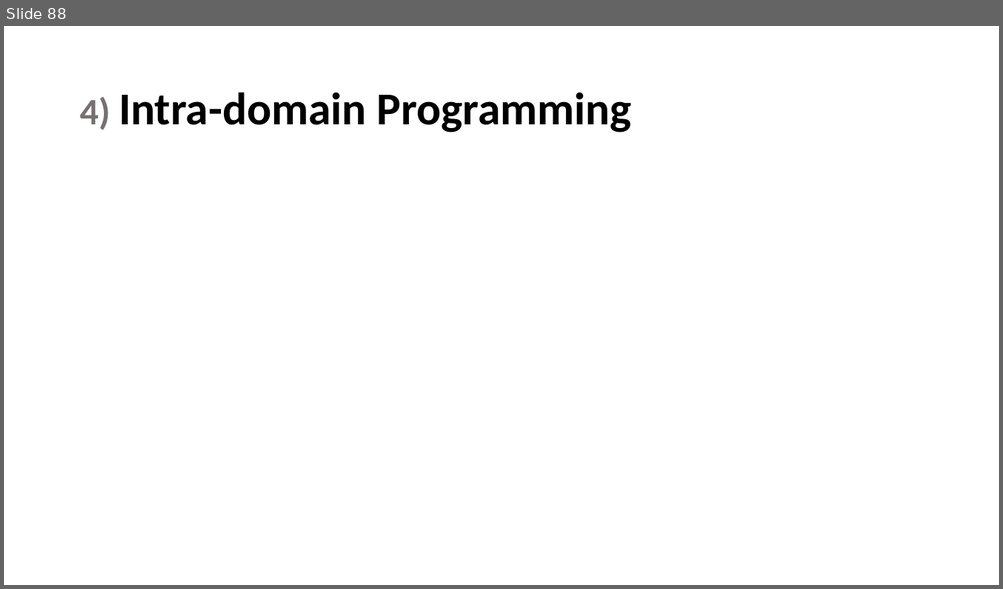
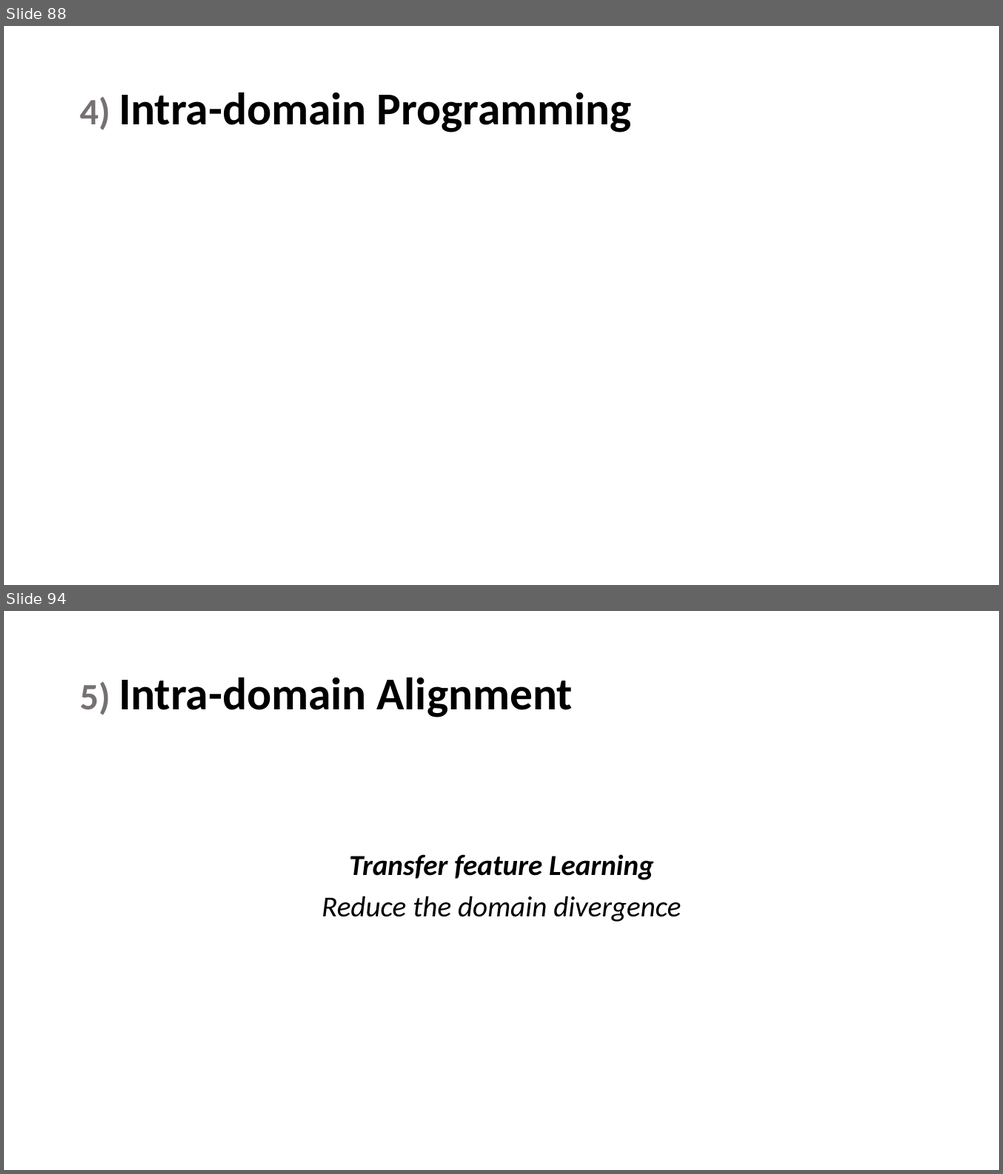
Before and after one commit to maryamhashemi/Transfer-Learning, a slide deck: phase3/Presentation/present.pptx. Shown one above the other, each under a label of ours: slide 88 before the commit, slides 88 and 94 after it; the slides between them are not shown. The pictures are 1003x589 and 1003x1174 pixels, drawn with LibreOffice and Linux fonts; fonts in the diff are those of the drawing; grey boxes stand for pictures. Boxes give left, top, right and bottom in pixels: in the first picture for what was removed or moved away, otherwise in the second. Text is boxed around its words. In the diff, an @@ line names an element or a change of style, - is before the commit and + after.

Commit message:
update

```diff
--- a/phase3/Presentation/present.pptx
+++ b/phase3/Presentation/present.pptx
@@ slide 94 added at [4,611,999,1170], background #FFFFFF @@
@@ title added at [79,677,573,718], 44 pt, text #000000, bold @@
+5) Intra-domain Alignment
@@ text added at [321,854,680,922], 28 pt, text #000000, italic @@
+Transfer feature Learning
+Reduce the domain divergence
```
Also in this commit, not shown: 13 other slides added.
